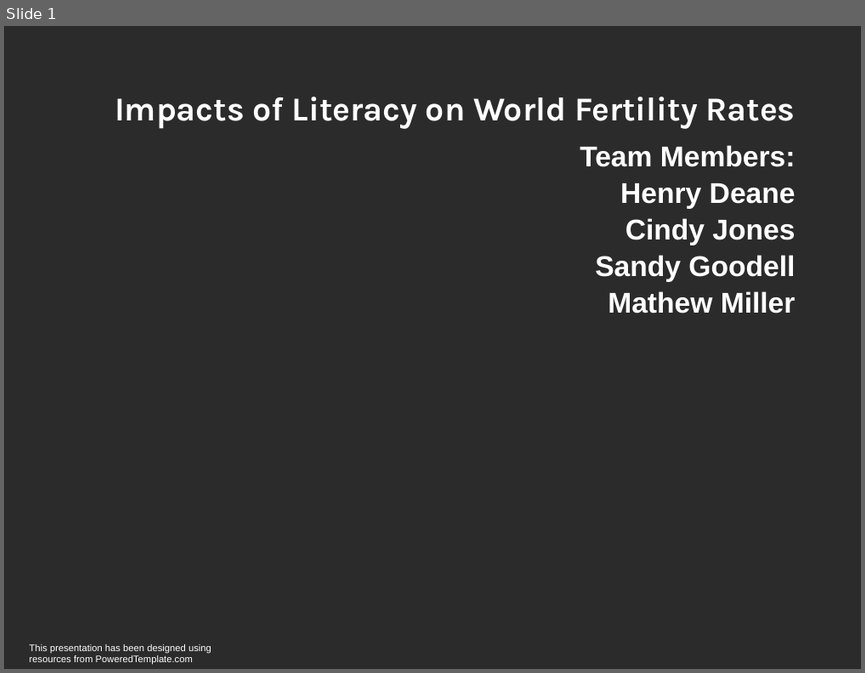
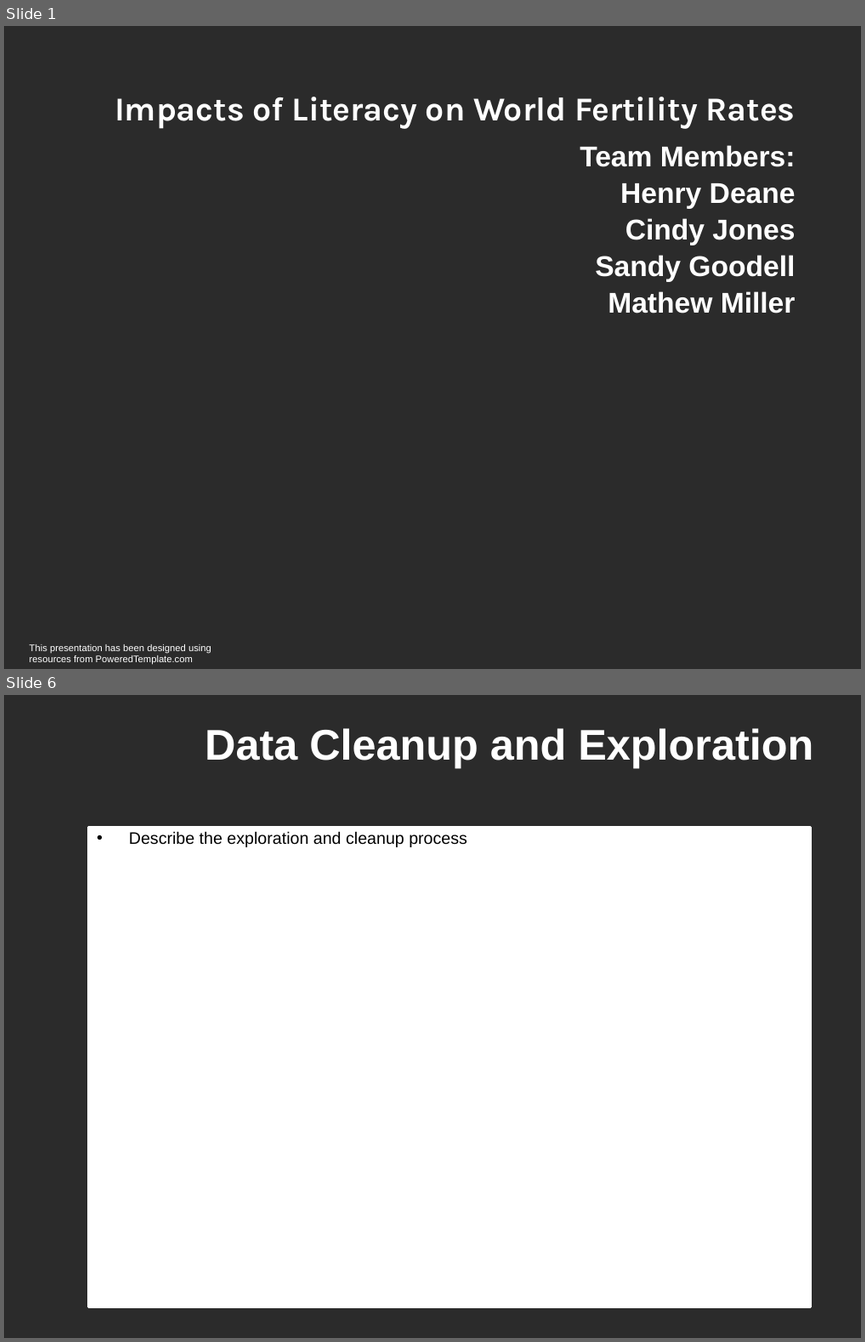
Before and after one commit to CShattoJones/Teamfive, a slide deck: sgoodel3template.pptx. Shown one above the other, each under a label of ours: slide 1 before the commit, slides 1 and 6 after it; the slides between them are not shown. The pictures are 865x673 and 865x1342 pixels, drawn with LibreOffice and Linux fonts; fonts in the diff are those of the drawing; background and template pictures are left out; a plain dark background stands for a picture behind light text. Boxes give left, top, right and bottom in pixels: in the first picture for what was removed or moved away, otherwise in the second. Text is boxed around its words. In the diff, an @@ line names an element or a change of style, - is before the commit and + after.

```diff
--- a/sgoodel3template.pptx
+++ b/sgoodel3template.pptx
@@ slide 6 added at <box>4,695,861,1338</box>, background picture (left out) @@
@@ title added at <box>205,728,813,768</box>, 36 pt, text #FFFFFF, bold @@
+Data Cleanup and Exploration
@@ rectangle added at <box>88,828,811,1307</box>, fill #FFFFFF, outline #FFFFFF 2 pt, 14 pt, text #000000 @@
+• Describe the exploration and cleanup process
```
Also in this commit, not shown: 4 slides changed, 5 other slides added, 1 slide removed.
